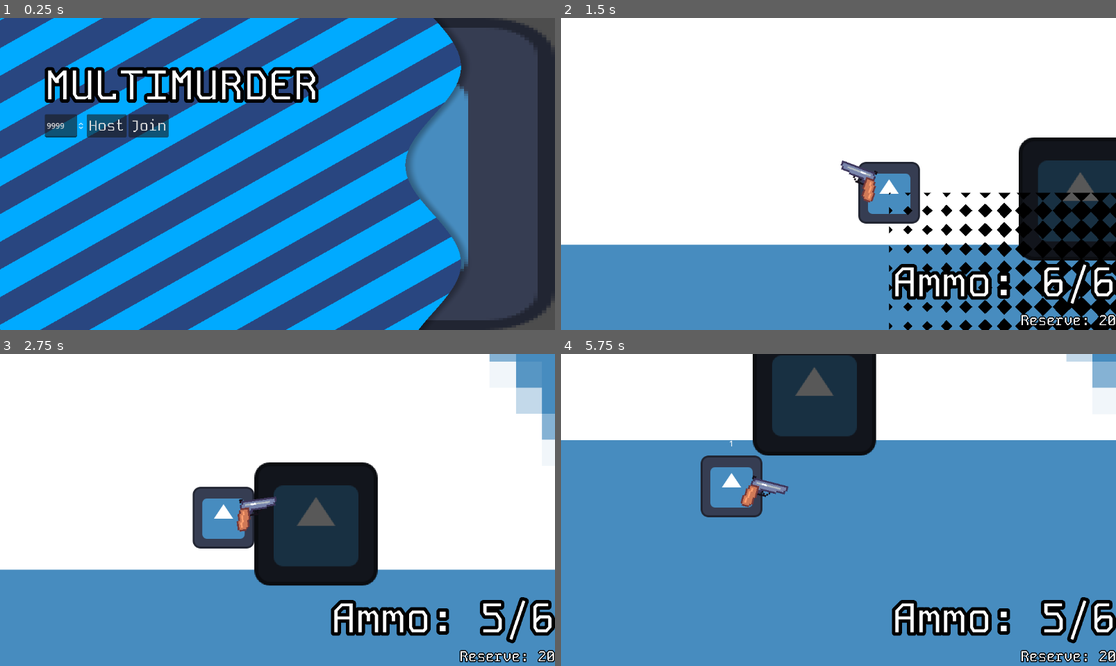
Above: before the commit, frames 1-4 (two rows, left to right).
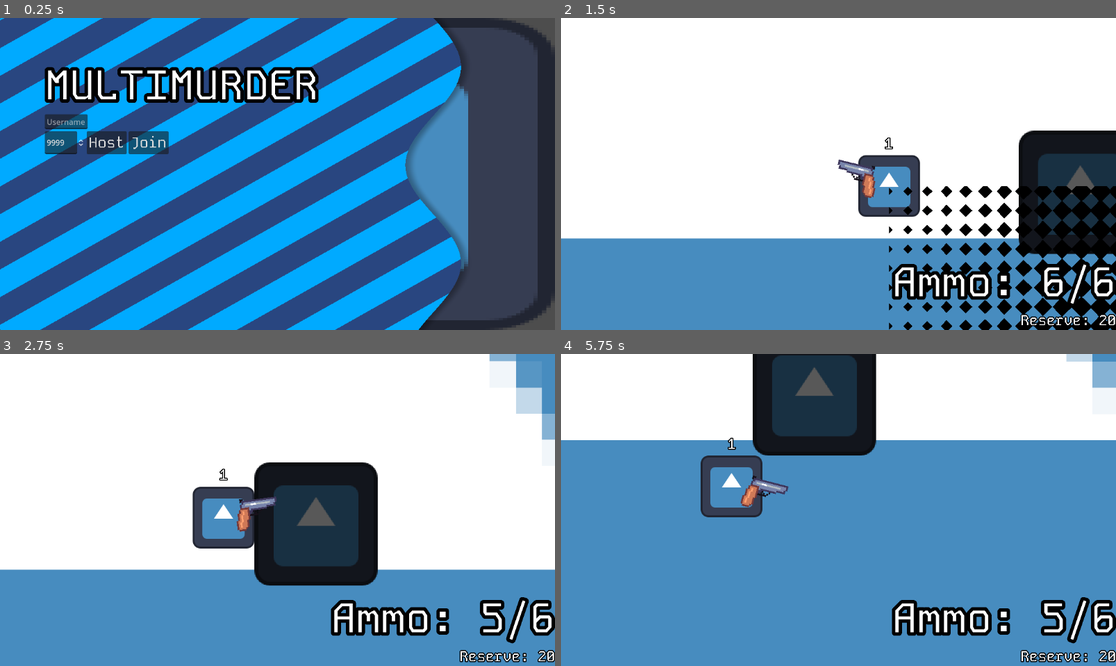
Above: after the commit, the same moments.

Repository: Shuflduf/MultiMurder
Game: Godot game, scene res://scenes/main_menu.tscn
Two runs of this game, one before a commit and one after it. Both use one fixed random seed, a clock stepped at 60 frames per second and the inputs below. The engine's default icon, where the game draws it, is replaced by a stand-in: a white triangle on a blue panel in a dark square.
Inputs (mouse positions are in pixels of both pictures, inside the frame that each line leads up to):
- Up to frame 1 (0.25 s): no input
- Up to frame 2 (1.5 s): click "Host" at 0.5 s; click "Join" at 1.25 s
- Up to frame 3 (2.75 s): move the mouse to (399, 494) at 2.02 s; press the mouse at (399, 494) at 2.03 s; hold D (right) from 2.03 s (still down)
- Up to frame 4 (5.75 s): move the mouse to (727, 525) at 2.77 s; release D (right) at 2.78 s; release the mouse at (727, 525) at 2.78 s; hold S (down) 2.78-3.53 s; tap 1 (switch_1) at 2.85 s; move the mouse to (894, 441) at 3.52 s; hold D (right) 3.53-4.28 s; hold 2 (switch_2) 3.53-4.28 s; move the mouse to (810, 572) at 4.27 s; hold W (up) 4.28-5.03 s; click (810, 572) at 4.35 s; move the mouse to (1005, 556) at 5.02 s; hold A (left) from 5.03 s (still down); hold 1 (switch_1) from 5.03 s (still down)

The runs differ from the first frame. In frame 1, 2.1% of the frame differs, in the area x 8-31%, y 30-44%; in frame 2, 5.0%, in the area x 0-100%, y 36-78%; in frame 3, less than 0.1%; in frame 4, less than 0.1%.

Commit message:
name system

Diff:
--- a/scenes/main_menu.tscn
+++ b/scenes/main_menu.tscn
@@ -62,6 +62,12 @@
 text = "MULTIMURDER"
 label_settings = ExtResource("2_vyqso")
 
+[node name="Username" type="LineEdit" parent="VBoxContainer"]
+layout_mode = 2
+size_flags_horizontal = 0
+placeholder_text = "Username"
+expand_to_text_length = true
+
 [node name="HBoxContainer" type="HBoxContainer" parent="VBoxContainer"]
 layout_mode = 2
 
--- a/scenes/player.tscn
+++ b/scenes/player.tscn
@@ -6,6 +6,7 @@
 [ext_resource type="PackedScene" uid="uid://bj2ddbtirkem" path="res://scenes/guns/revolver.tscn" id="4_jhe37"]
 [ext_resource type="PackedScene" uid="uid://b4321xovw1xhi" path="res://scenes/guns/ak.tscn" id="5_f8kch"]
 [ext_resource type="PackedScene" uid="uid://bchpxrh8u3cih" path="res://scenes/hud.tscn" id="6_52mw6"]
+[ext_resource type="LabelSettings" uid="uid://qhfcbntgbe61" path="res://resources/heading3.tres" id="7_b2ah7"]
 
 [sub_resource type="SceneReplicationConfig" id="SceneReplicationConfig_kwgq4"]
 properties/0/path = NodePath(".:position")
@@ -20,6 +21,9 @@
 properties/3/path = NodePath(".:weapon_upsidedown")
 properties/3/spawn = true
 properties/3/replication_mode = 1
+properties/4/path = NodePath(".:username")
+properties/4/spawn = true
+properties/4/replication_mode = 1
 
 [sub_resource type="RectangleShape2D" id="RectangleShape2D_6dq78"]
 size = Vector2(128, 128)
@@ -57,8 +61,16 @@
 visible = false
 
 [node name="Name" type="Label" parent="."]
-offset_left = -20.0
-offset_top = -101.0
-offset_right = 20.0
-offset_bottom = -78.0
+custom_minimum_size = Vector2(202.46, 0)
+anchors_preset = 5
+anchor_left = 0.5
+anchor_right = 0.5
+offset_left = -101.23
+offset_top = -108.0
+offset_right = 101.23
+offset_bottom = -69.0
+grow_horizontal = 2
+size_flags_vertical = 0
+text = "USER"
+label_settings = ExtResource("7_b2ah7")
 horizontal_alignment = 1
--- a/scripts/global.gd
+++ b/scripts/global.gd
@@ -7,3 +7,4 @@
 
 var current_type : gameType
 var port: int
+var username: String
--- a/scripts/main_menu.gd
+++ b/scripts/main_menu.gd
@@ -2,18 +2,20 @@
 
 @export_file("*.tscn") var next_scene: String
 @onready var port_box: SpinBox = $VBoxContainer/HBoxContainer/Port
+@onready var username_box: LineEdit = $VBoxContainer/Username
 
 func _on_join_pressed() -> void:
+	Global.current_type = Global.gameType.Join
+	transition()
+
+func _on_host_pressed() -> void:
+	Global.current_type = Global.gameType.Host
+	transition()
+
+
+func transition():
 	get_parent().move_child(self, get_parent().get_child_count() - 1)
-	Global.current_type = Global.gameType.Join
 	@warning_ignore("narrowing_conversion")
+	Global.username = username_box.text
 	Global.port = port_box.value
 	SceneManager.transition_to(next_scene)
-
-
-func _on_host_pressed() -> void:
-	get_parent().move_child(self, get_parent().get_child_count() - 1)
-	Global.current_type = Global.gameType.Host
-	@warning_ignore("narrowing_conversion")
-	Global.port = port_box.value
-	SceneManager.transition_to(next_scene)
--- a/scripts/player.gd
+++ b/scripts/player.gd
@@ -9,6 +9,12 @@
 
 @export var synchronizer: MultiplayerSynchronizer
 @export var weapons: Array[PackedScene]
+@export var username = Global.username:
+	set(value):
+		username = value
+		if name_label == null:
+			await get_tree().physics_frame
+		name_label.text = value
 
 @export var weapon_rot: float:
 	set(value):
@@ -42,7 +48,6 @@
 	get:
 		return weapon_parent.get_child(weapon_index)
 
-
 func _process(_delta: float) -> void:
 	camera.position = get_local_mouse_position() / 3
 	if !synchronizer.is_multiplayer_authority():
@@ -57,7 +62,10 @@
 	synchronizer.set_multiplayer_authority(str(name).to_int())
 
 func _ready() -> void:
-	name_label.text = name
+	name_label.text = username
+	if username.is_empty():
+		username = name
+
 	if synchronizer.is_multiplayer_authority():
 		camera.make_current()
 		hud.show()
Not shown: 1 places in scenes/player.tscn that only renumber resources
